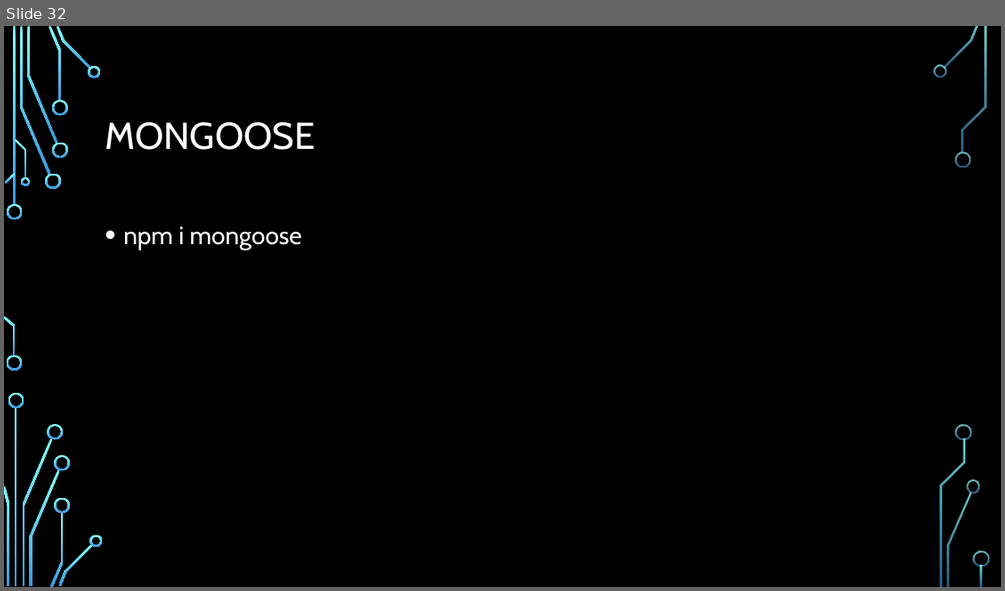
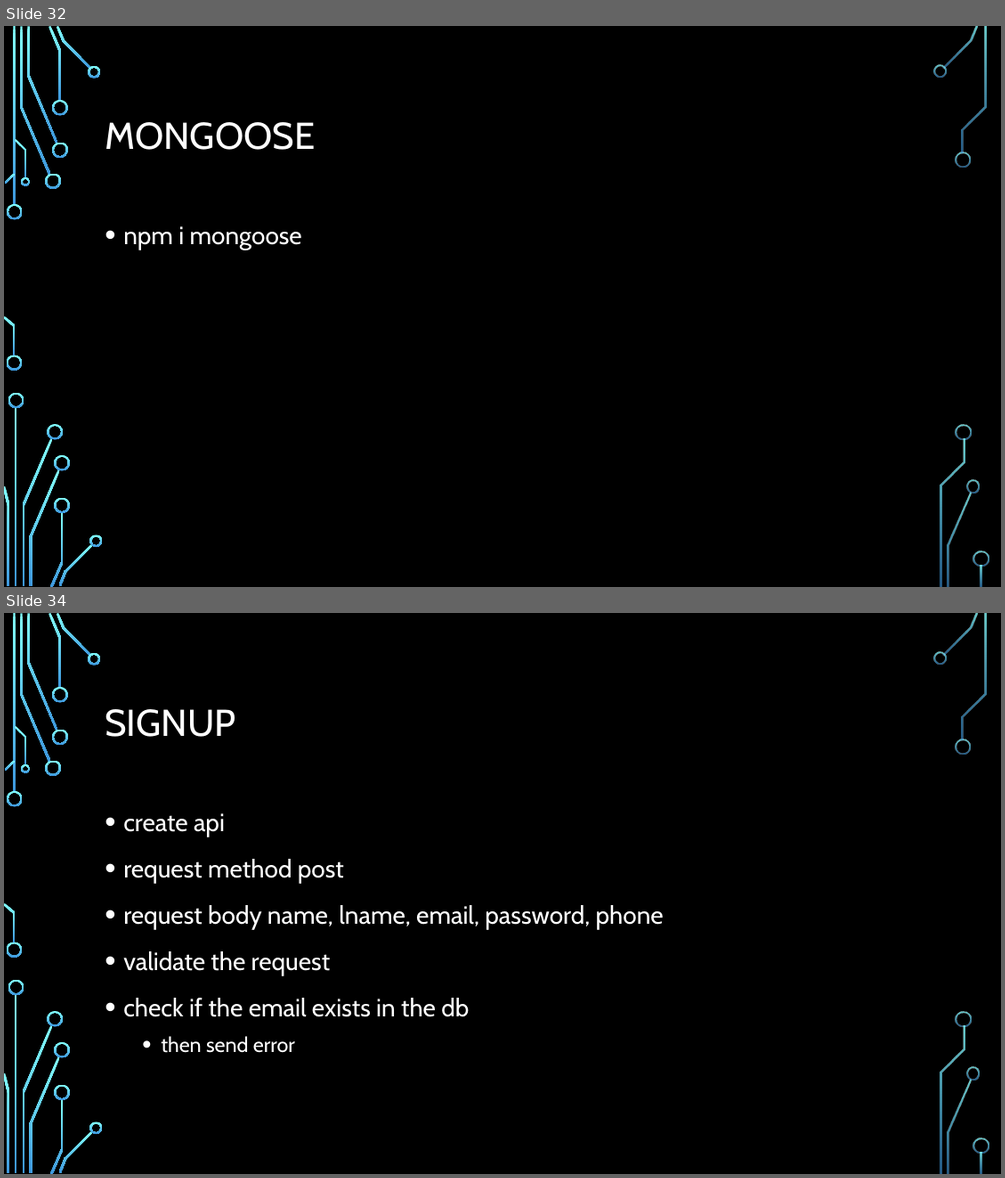
Before and after one commit to Rlss91/hu_morning_nodejs_W011121MR, a slide deck: docs/node js.pptx. Shown one above the other, each under a label of ours: slide 32 before the commit, slides 32 and 34 after it; the slides between them are not shown. The pictures are 1005x591 and 1005x1178 pixels, drawn with LibreOffice and Linux fonts; fonts in the diff are those of the drawing; background and template pictures are left out. Boxes give left, top, right and bottom in pixels: in the first picture for what was removed or moved away, otherwise in the second. Text is boxed around its words. In the diff, an @@ line names an element or a change of style, - is before the commit and + after.

Commit message:
signup not finished

```diff
--- a/docs/node js.pptx
+++ b/docs/node js.pptx
@@ slide 34 added at (4, 613, 1001, 1174), background picture (left out); not listed: 36 template elements that a slide beside it also shows @@
@@ title added at (105, 709, 235, 737), 36 pt, text #FFFFFF @@
+SIGNUP
@@ text added at (123, 813, 663, 1053), 24 pt, text #FFFFFF @@
+• create api
+• request method post
+• request body name, lname, email, password, phone
+• validate the request
+• check if the email exists in the db
+  • then send error
```
Also in this commit, not shown: 7 other slides added, 5 other files.
